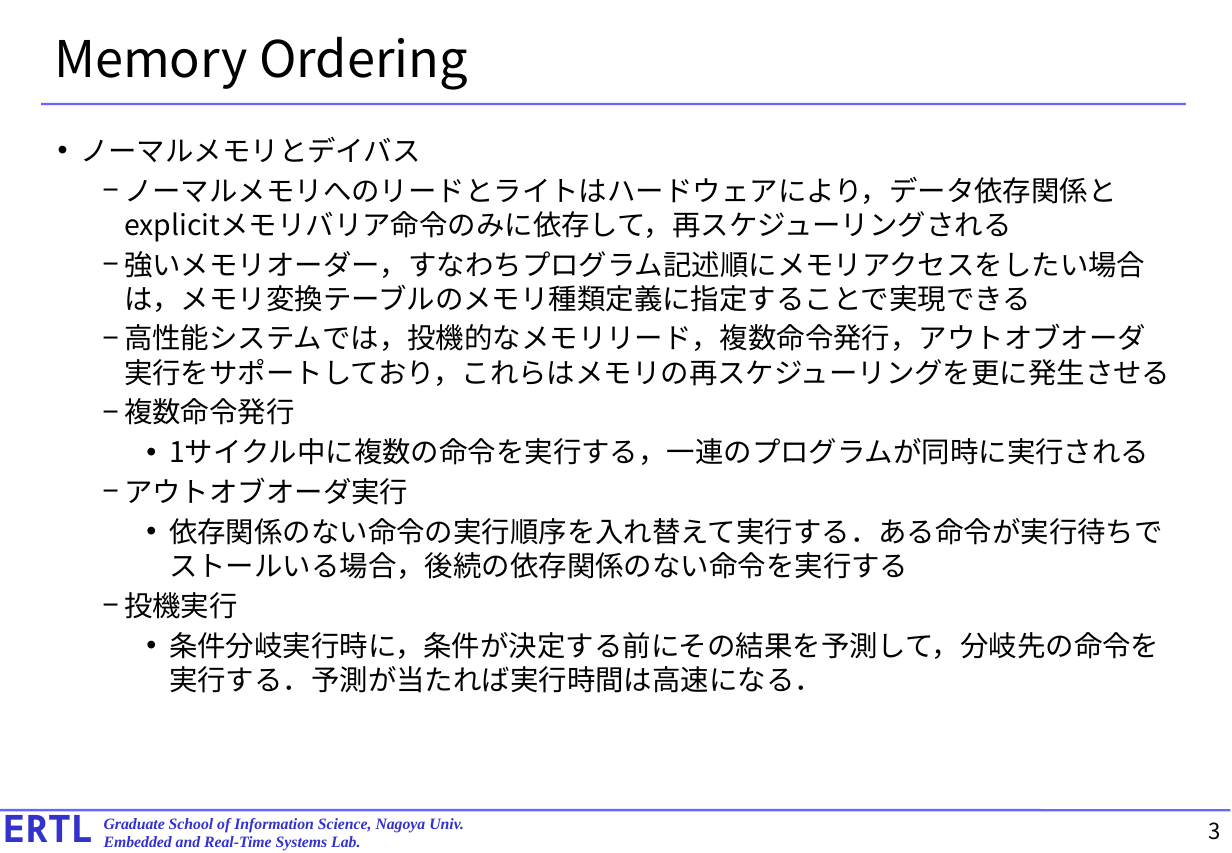
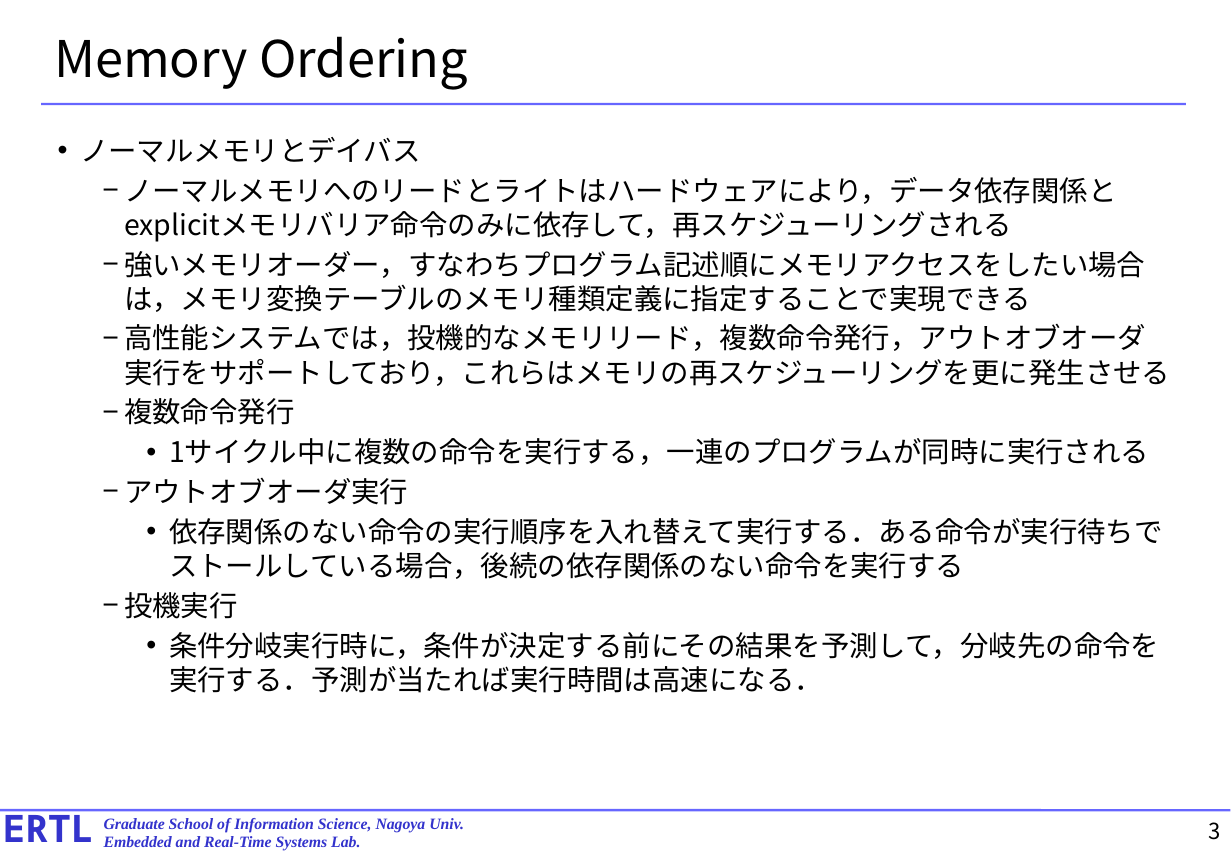
Before and after one commit to exshonda/arm64_basic, a slide deck: slide 3 of text/11.chapter13.pptx. Drawn at 1232x853 pixels with LibreOffice and Linux fonts; fonts in the diff are those of the drawing. Boxes give left, top, right and bottom in pixels: in the first picture for what was removed or moved away, otherwise in the second. Text is boxed around its words. In the diff, an @@ line names an element or a change of style, - is before the commit and + after.

```diff
--- a/text/11.chapter13.pptx
+++ b/text/11.chapter13.pptx
@@ text at <box>169,518,1163,579</box>: text changed @@
-    • 依存関係のない命令の実行順序を入れ替えて実行する．ある命令が実行待ちでストールいる場合，後続の依存関係のない命令を実行する
+    • 依存関係のない命令の実行順序を入れ替えて実行する．ある命令が実行待ちでストールしている場合，後続の依存関係のない命令を実行する
```
Also in this commit, not shown: 5 other slides changed, 1 other file.
